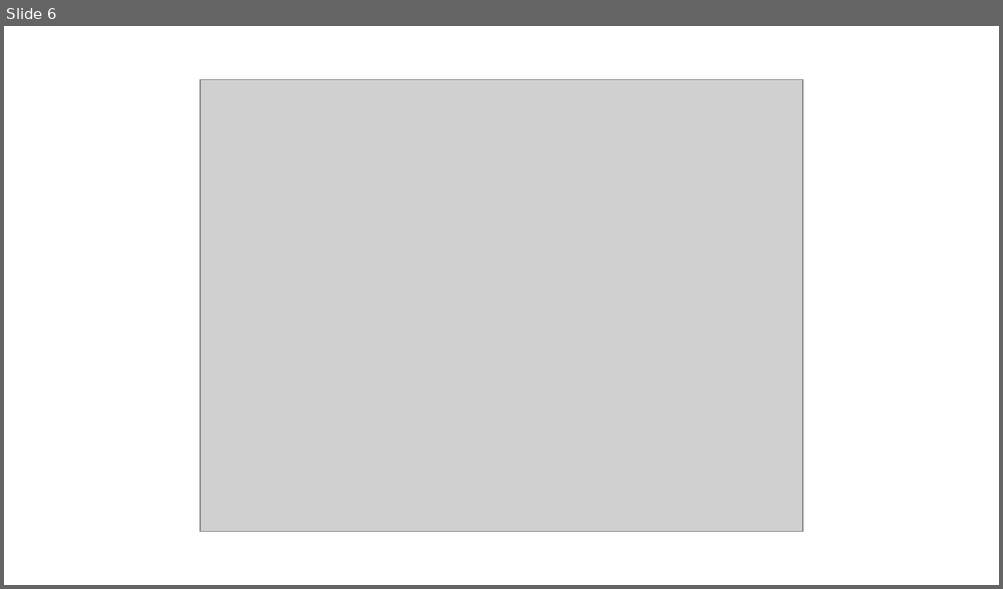
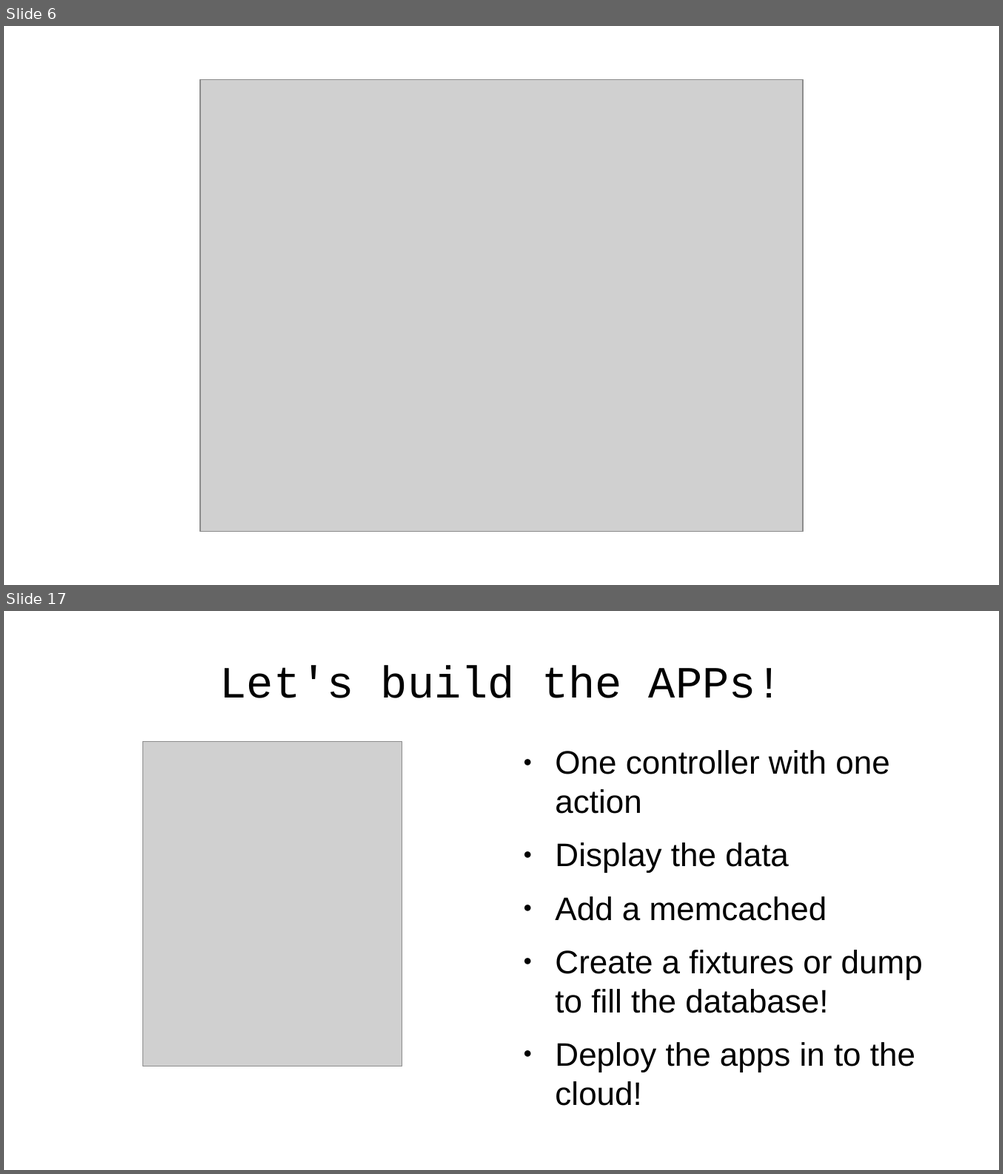
Before and after one commit to emgiezet/meetphp-8, a slide deck: presentation/presentation.odp. Shown one above the other, each under a label of ours: slide 6 before the commit, slides 6 and 17 after it; the slides between them are not shown. The pictures are 1003x589 and 1003x1174 pixels, drawn with LibreOffice and Linux fonts; fonts in the diff are those of the drawing; grey boxes stand for pictures; background and template pictures are left out. Boxes give left, top, right and bottom in pixels: in the first picture for what was removed or moved away, otherwise in the second. Text is boxed around its words. In the diff, an @@ line names an element or a change of style, - is before the commit and + after.

```diff
--- a/presentation/presentation.odp
+++ b/presentation/presentation.odp
@@ slide 17 added at <box>4,611,999,1170</box>, background picture (left out) @@
@@ title added at <box>220,665,782,698</box>, 35.7 pt, text #000000 @@
+Let's build the APPs!
@@ picture added at <box>143,742,402,1067</box> @@
@@ text added at <box>555,750,922,1073</box>, 26 pt, text #000000 @@
+● One controller with one action
+● Display the data
+● Add a memcached
+● Create a fixtures or dump to fill the database!
+● Deploy the apps in to the cloud!
```
Also in this commit, not shown: 12 slides changed, 7 other slides added, 1 slide removed, 6 other files.
